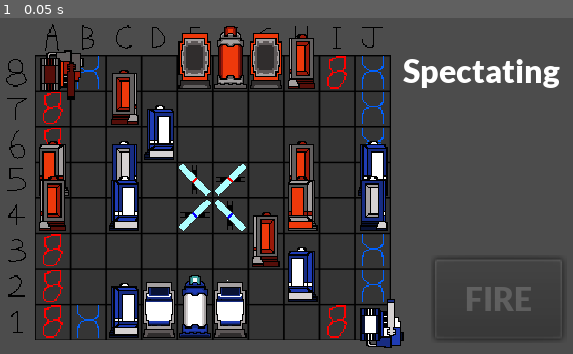
Above: before the commit, frame 1.
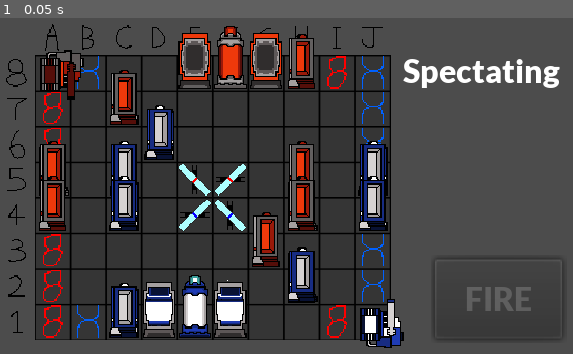
Above: after the commit, the same moment.

Repository: WhatDoor/LaserChess
Game: Godot game, scene res://Worlds/Ace.tscn
Two runs of this game, one before a commit and one after it. Both use one fixed random seed, a clock stepped at 60 frames per second and the inputs below. This scene is started directly instead of the project's main scene.
Inputs:
- Up to frame 1 (0.05 s): no input

The runs differ from the first frame. In frame 1, 4.2% of the frame differs, in the area x 6-68%, y 15-95%.

Commit message:
fixed a bug where deflector reflection orientations were incorrect

Diff:
--- a/DeflectorResources/Deflector.tscn
+++ b/DeflectorResources/Deflector.tscn
@@ -43,6 +43,7 @@
 scale = Vector2( 0.3, 0.3 )
 
 [node name="UpLeft" type="Node2D" parent="Offset"]
+visible = false
 
 [node name="BlueDeflector" type="Sprite" parent="Offset/UpLeft"]
 position = Vector2( -1.062, -4.007 )
@@ -59,12 +60,7 @@
 collision_mask = 0
 
 [node name="ReflectBox" type="CollisionShape2D" parent="Offset/UpLeft/ReflectBox"]
-position = Vector2( 14.4835, 15.0902 )
-shape = SubResource( 4 )
-disabled = true
-
-[node name="ReflectBox2" type="CollisionShape2D" parent="Offset/UpLeft/ReflectBox"]
-position = Vector2( 14.4835, 15.0902 )
+position = Vector2( 5.82921, 14.6701 )
 shape = SubResource( 4 )
 disabled = true
 
@@ -115,7 +111,6 @@
 disabled = true
 
 [node name="DownRight" type="Node2D" parent="Offset"]
-visible = false
 
 [node name="BlueDeflector" type="Sprite" parent="Offset/DownRight"]
 position = Vector2( -7.142, 0 )
@@ -132,7 +127,7 @@
 collision_mask = 0
 
 [node name="ReflectBox" type="CollisionShape2D" parent="Offset/DownRight/ReflectBox"]
-position = Vector2( 1.32388, 1.00614 )
+position = Vector2( 9.81014, 1.76234 )
 shape = SubResource( 1 )
 disabled = true
 
